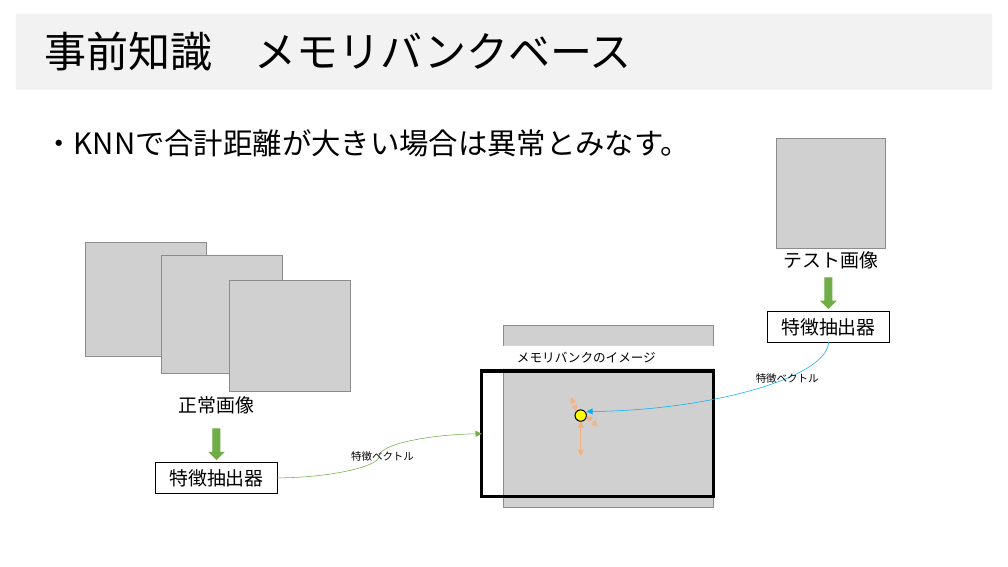
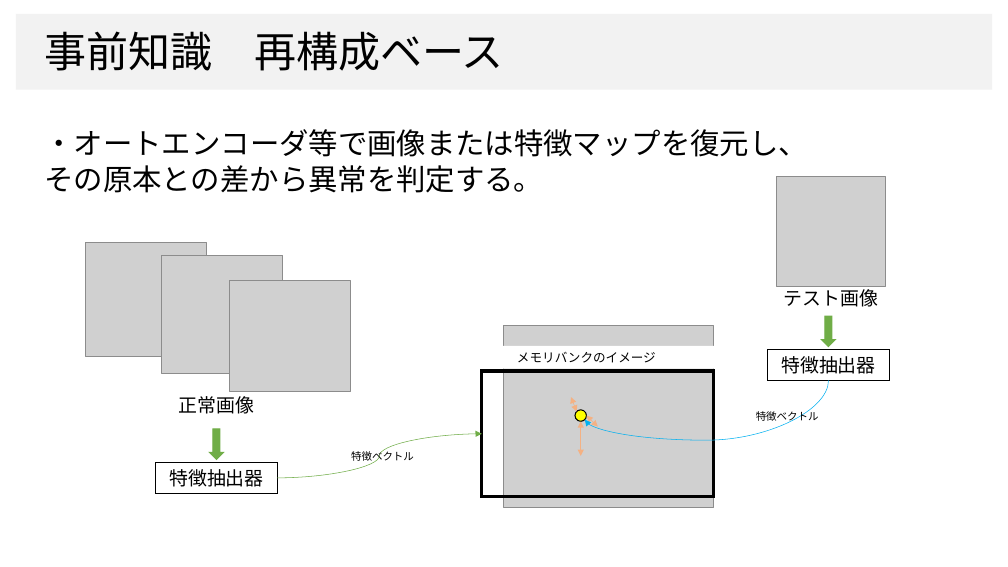
Before and after one commit to dhia-github/haselab-all, a slide deck: slide 6 of 20_発表資料/ゼミ資料/統一モデル_ゼミ資料２.pptx (slide 7 before the commit). Drawn at 1008x567 pixels with LibreOffice and Linux fonts; fonts in the diff are those of the drawing; grey boxes stand for pictures; background and template pictures are left out. Boxes give left, top, right and bottom in pixels: in the first picture for what was removed or moved away, otherwise in the second. Text is boxed around its words. In the diff, an @@ line names an element or a change of style, - is before the commit and + after.

```diff
--- a/20_発表資料/ゼミ資料/統一モデル_ゼミ資料２.pptx
+++ b/20_発表資料/ゼミ資料/統一モデル_ゼミ資料２.pptx
@@ text at (x1=45, y1=31, x2=504, y2=71): text changed @@
-事前知識 メモリバンクベース
+事前知識 再構成ベース
@@ text at (x1=45, y1=129, x2=808, y2=193): text changed @@
-・KNNで合計距離が大きい場合は異常とみなす。
+・オートエンコーダ等で画像または特徴マップを復元し、その原本との差から異常を判定する。
@@ 2 texts, 1 picture, 1 rectangle, 1 down arrow moved together from (x1=756, y1=138, x2=889, y2=385) to (x1=756, y1=177, x2=889, y2=423) @@
@@ curved arrow moved from (829, 342) - (587, 411) to (829, 380) - (585, 420) @@
```
Also in this commit, not shown: 10 other slides changed, 1 slide added, 2 slides removed.
